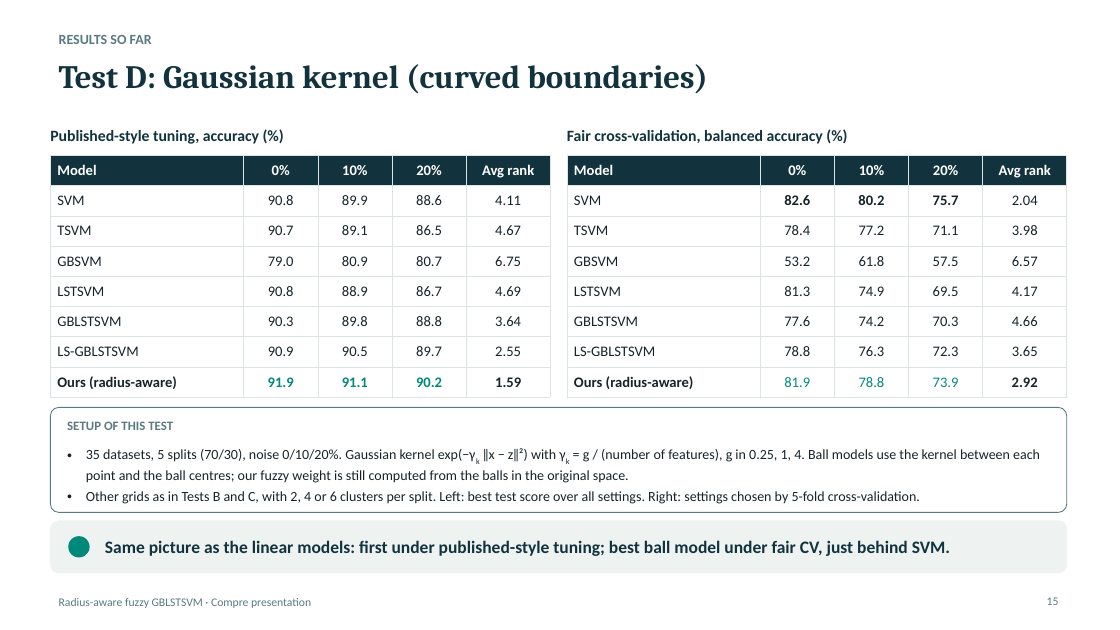
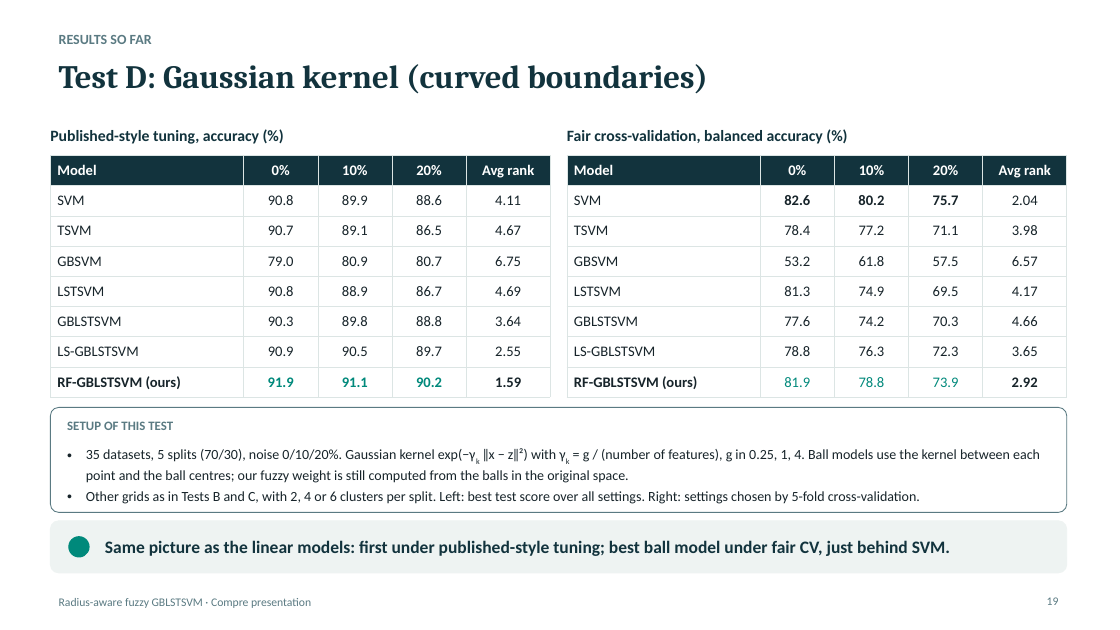
Before and after one commit to Jayagna/GBLSTSVM, a slide deck: slide 19 of reports/compre/compre_presentation.pptx (slide 15 before the commit). Drawn at 1120x630 pixels with LibreOffice and Linux fonts; fonts in the diff are those of the drawing. Boxes give left, top, right and bottom in pixels: in the first picture for what was removed or moved away, otherwise in the second. Text is boxed around its words. In the diff, an @@ line names an element or a change of style, - is before the commit and + after.

```diff
--- a/reports/compre/compre_presentation.pptx
+++ b/reports/compre/compre_presentation.pptx
@@ table at [50,155,549,393] @@
-row 8, column 1: Ours (radius-aware)
+row 8, column 1: RF-GBLSTSVM (ours)
@@ table at [567,155,1066,393] @@
-row 8, column 1: Ours (radius-aware)
+row 8, column 1: RF-GBLSTSVM (ours)
@@ page number at [1047,597,1059,605]: text changed @@
-15
+19
```
Also in this commit, not shown: 7 other slides changed, 5 slides added, 4 other files.
